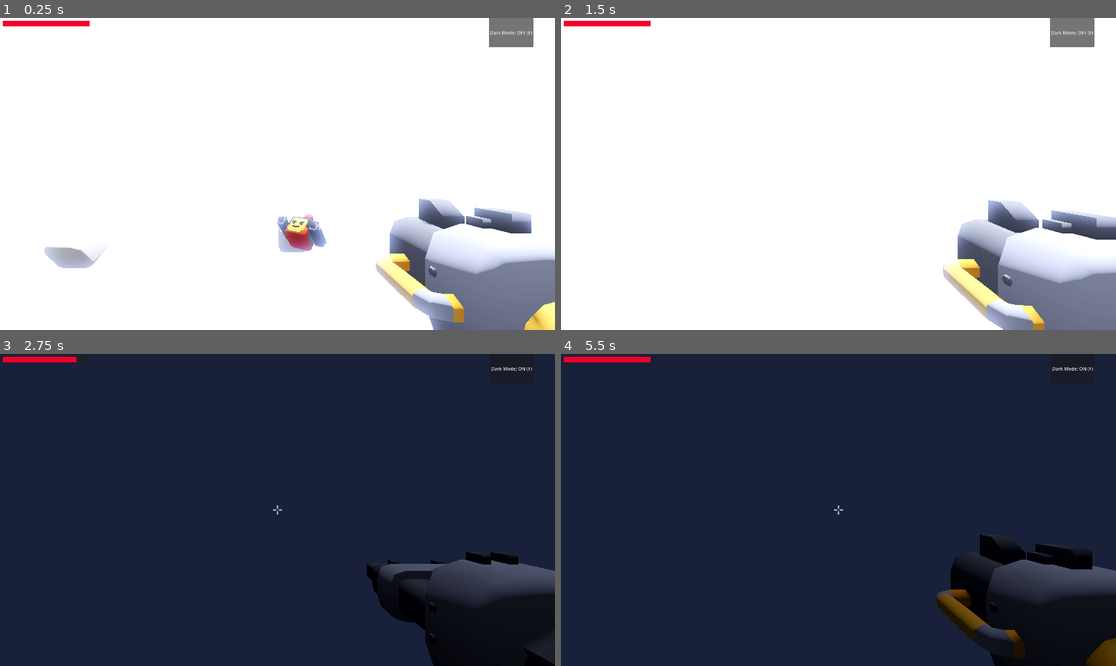
Above: before the commit, frames 1-4 (two rows, left to right).
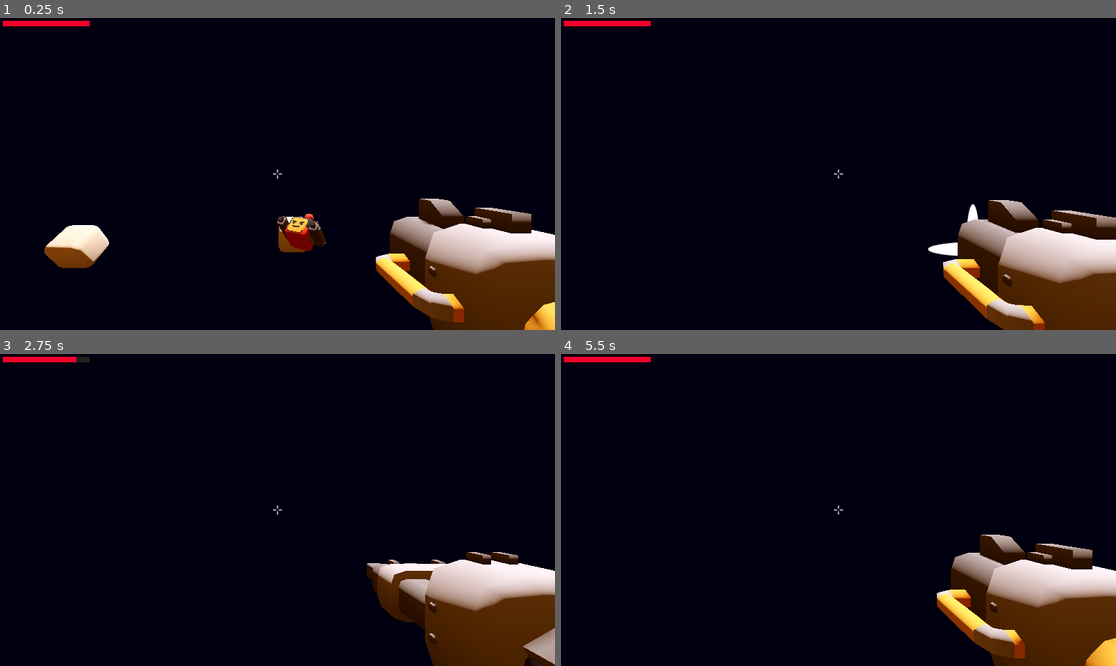
Above: after the commit, the same moments.

Repository: ehabaijaz/3d-shooter
Game: Godot game, scene res://scenes/game.tscn
Same seed, same stepped clock (60 frames per second), same inputs: the game is played once before the commit and once after it.
Inputs (mouse positions are in pixels of both pictures, inside the frame that each line leads up to):
- Up to frame 1 (0.25 s): no input
- Up to frame 2 (1.5 s): tap Enter at 0.5 s; move the mouse to (866, 174) at 0.52 s; hold F (toggle_dark_mode) 0.53-1.28 s; hold W (forward) from 0.53 s (still down); click (866, 174) at 0.67 s; tap Space (jump) at 0.77 s; move the mouse to (810, 174) at 1.27 s; tap F (toggle_dark_mode) at 1.35 s; click (810, 174) at 1.42 s
- Up to frame 3 (2.75 s): keep holding W (forward); tap Space (jump) at 1.52 s; move the mouse to (288, 503) at 2.02 s; hold F (toggle_dark_mode) from 2.03 s (still down); tap E (toggle_weapon) at 2.1 s; click (288, 503) at 2.17 s
- Up to frame 4 (5.5 s): keep holding W (forward); move the mouse to (832, 516) at 2.77 s; release F (toggle_dark_mode) at 2.78 s; tap Alt at 2.85 s; click (832, 516) at 2.92 s; tap Space (jump) at 3.02, 3.77, 4.52 s; tap F (toggle_dark_mode) at 3.05, 4.35 s; tap R (reset) at 3.5, 4.15 s; move the mouse to (877, 513) at 3.52 s; hold F (toggle_dark_mode) 3.53-4.28 s; tap Shift at 3.6 s; click (877, 513) at 3.67 s; move the mouse to (794, 506) at 4.27 s; click (794, 506) at 4.42 s; move the mouse to (844, 510) at 5.02 s; hold F (toggle_dark_mode) from 5.03 s (still down); click (844, 510) at 5.17 s

The runs differ from the first frame. In frame 1, 99% of the frame differs, in the area x 0-100%, y 0-100%; in frame 2, 99%; in frame 3, 100%; in frame 4, 100%.

Commit message:
Halloween updates and fixes

Diff:
--- a/1 shooter setup/DarkModeManager.gd
+++ /dev/null
@@ -1,46 +0,0 @@
-extends Node
-
-
-signal dark_mode_changed(enabled : bool)
-var dark_mode_enabled := false
-var locked := false
-
-func _ready():
-	get_tree().node_added.connect(_on_node_added)
-	for n in get_tree().get_nodes_in_group("world_light"):
-		print("world_light group contains: ", n.name, " - type: ", n.get_class())
-
-
-func toggle_dark_mode():
-	if locked:
-		return
-	set_dark_mode(not dark_mode_enabled)
-
-func set_dark_mode(enabled : bool):
-	dark_mode_enabled = enabled
-	_apply_to_all()
-	dark_mode_changed.emit(enabled)
-
-func lock_and_reset():
-	locked = true
-	set_dark_mode(false)
-
-func _apply_to_all() -> void:
-	for env in get_tree().get_nodes_in_group("world_environment"):
-		_apply_env(env)
-	for light in get_tree().get_nodes_in_group("world_light"):
-		_apply_dir_light(light)
-	for plight in get_tree().get_nodes_in_group("player_light"):
-		plight.visible = dark_mode_enabled
-
-func _apply_env(env: WorldEnvironment) -> void:
-	if env.environment:
-		env.environment.ambient_light_energy = 0.05 if dark_mode_enabled else 1.0
-		env.environment.background_energy_multiplier = 0.05 if dark_mode_enabled else 1.0
-
-func _apply_dir_light(light: DirectionalLight3D) -> void:
-	light.light_energy = 0.05 if dark_mode_enabled else 1.0
-
-func _on_node_added(node: Node) -> void:
-	if node.is_in_group("world_environment") or node.is_in_group("world_light") or node.is_in_group("player_light"):
-		call_deferred("_apply_to_all")
--- a/1 shooter setup/project.godot
+++ b/1 shooter setup/project.godot
@@ -21,7 +21,6 @@
 
 [autoload]
 
-DarkModeManager="*uid://2g42fhe8o2js"
 LevelManager="*uid://dw1nfcr2ig1ul"
 
 [display]
--- a/1 shooter setup/scenes/bye.tscn
+++ b/1 shooter setup/scenes/bye.tscn
@@ -25,5 +25,6 @@
 text = "byebye
 p.s: wouldve done some more if it was extended BUT AM EXCITED FOR V2
 DARK MODE  = DARK = 3AM APPROVE LES GO
- PLEASE DONT REJECT MY HOURS
+ PLZ DONT REJECT MY HOURS
+ I COMMITTED THE BEST I COULD!
 TYSM FOR PLAYING THIS GAME"
--- a/1 shooter setup/scenes/dark_mode_button_layer.gd
+++ /dev/null
@@ -1,18 +0,0 @@
-extends CanvasLayer
-
-@onready var button: Button = $ToggleButton
-
-func _ready() -> void:
-	DarkModeManager.dark_mode_changed.connect(_on_dark_mode_changed)
-	_on_dark_mode_changed(DarkModeManager.dark_mode_enabled)
-
-
-func _unhandled_input(event: InputEvent) -> void:
-	if event.is_action_pressed("toggle_dark_mode"):
-		print("F pressed, toggling dark mode")
-		DarkModeManager.toggle_dark_mode()
-
-
-func _on_dark_mode_changed(enabled: bool) -> void:
-	button.text = "Dark Mode: ON (F)" if enabled else "Dark Mode: OFF (F)"
-	visible = not DarkModeManager.locked
--- a/1 shooter setup/scenes/dark_mode_button_layer.tscn
+++ /dev/null
@@ -1,19 +0,0 @@
-[gd_scene format=3 uid="uid://dst45t8acncfp"]
-
-[ext_resource type="Script" uid="uid://cjd5rm81uqot2" path="res://scenes/dark_mode_button_layer.gd" id="1_oi4rx"]
-
-[node name="DarkModeButtonLayer" type="CanvasLayer" unique_id=888754619]
-layer = 10
-script = ExtResource("1_oi4rx")
-
-[node name="ToggleButton" type="Button" parent="." unique_id=1786717775]
-anchors_preset = 1
-anchor_left = 1.0
-anchor_right = 1.0
-offset_left = -196.0
-offset_right = -75.0
-offset_bottom = 101.0
-grow_horizontal = 0
-mouse_filter = 2
-text = "Dark Mode
-Press E to pres"
--- a/1 shooter setup/scenes/finale.tscn
+++ b/1 shooter setup/scenes/finale.tscn
@@ -7,6 +7,11 @@
 [ext_resource type="PackedScene" uid="uid://das5fosq6auoe" path="res://models/grass-small.glb" id="5_okvcj"]
 [ext_resource type="PackedScene" uid="uid://beaer7x07yif6" path="res://models/grass.glb" id="6_thyo6"]
 [ext_resource type="PackedScene" uid="uid://g2w2608bc2dy" path="res://models/cloud.glb" id="7_mud52"]
+[ext_resource type="PackedScene" uid="uid://bjkr4fcxdfods" path="res://PumpkinV1.glb" id="8_kmf7h"]
+[ext_resource type="PackedScene" uid="uid://clhatdilqy7g1" path="res://PumpkinV2.glb" id="9_2f44b"]
+[ext_resource type="PackedScene" uid="uid://cnsw4erub6312" path="res://PumpkinV3.glb" id="10_njrq3"]
+[ext_resource type="PackedScene" uid="uid://caw3bnufxgbw" path="res://PumpkinV5.glb" id="11_5rhw0"]
+[ext_resource type="PackedScene" uid="uid://mygo1aqp58p5" path="res://PumpkinV4.glb" id="12_fw2ij"]
 
 [node name="Finale" unique_id=413540681 instance=ExtResource("1_fi6aj")]
 next_scene_path = "res://scenes/bye.tscn"
@@ -133,3 +138,42 @@
 
 [node name="cube10" parent="." index="55" unique_id=858055397 instance=ExtResource("7_mud52")]
 transform = Transform3D(1, 0, 0, 0, 0.9738849, 0.22704227, 0, -0.22704227, 0.9738849, 10.776145, 0, 6.160894)
+
+[node name="PumpkinV13" parent="." index="58" unique_id=327445302 instance=ExtResource("8_kmf7h")]
+transform = Transform3D(1, 0, 0, 0, 1, 0, 0, 0, 1, -0.084080696, 0.49999812, 43.73709)
+
+[node name="PumpkinV23" parent="." index="59" unique_id=1224754497 instance=ExtResource("9_2f44b")]
+transform = Transform3D(1, 0, 0, 0, 1, 0, 0, 0, 1, 0.84334326, 0.49999976, 40.91551)
+
+[node name="PumpkinV33" parent="." index="60" unique_id=1197496511 instance=ExtResource("10_njrq3")]
+transform = Transform3D(1, 0, 0, 0, 1, 0, 0, 0, 1, -2.3298068, 0.5, 41.932186)
+
+[node name="PumpkinV14" parent="." index="61" unique_id=1735850633 instance=ExtResource("8_kmf7h")]
+transform = Transform3D(1, 0, 0, 0, 1, 0, 0, 0, 1, -2.2050862, 0.5, 41.059322)
+
+[node name="PumpkinV52" parent="." index="62" unique_id=1994880516 instance=ExtResource("11_5rhw0")]
+transform = Transform3D(1, 0, 0, 0, 1, 0, 0, 0, 1, -1.8134459, 0.49999976, 44.09502)
+
+[node name="PumpkinV42" parent="." index="63" unique_id=380737733 instance=ExtResource("12_fw2ij")]
+transform = Transform3D(1, 0, 0, 0, 1, 0, 0, 0, 1, 1.6910744, 0.5023135, 43.090416)
+
+[node name="PumpkinV34" parent="." index="64" unique_id=1714989522 instance=ExtResource("10_njrq3")]
+transform = Transform3D(1, 0, 0, 0, 1, 0, 0, 0, 1, -0.38719368, 0.49999976, 41.156815)
+
+[node name="PumpkinV24" parent="." index="65" unique_id=538971257 instance=ExtResource("9_2f44b")]
+transform = Transform3D(1, 0, 0, 0, 1, 0, 0, 0, 1, -0.57909703, 0.5, 42.977825)
+
+[node name="PumpkinV35" parent="." index="66" unique_id=1119674746 instance=ExtResource("10_njrq3")]
+transform = Transform3D(-19.985617, 0, 0.75834036, 0, 20, 0, -0.75834036, 0, -19.985617, -0.4947114, 0, 47.74731)
+
+[node name="PumpkinV25" parent="." index="67" unique_id=30916773 instance=ExtResource("9_2f44b")]
+transform = Transform3D(-18.751108, 0, 6.9567184, 0, 20, 0, -6.9567184, 0, -18.751108, -4.998198, 0, 47.668877)
+
+[node name="PumpkinV53" parent="." index="68" unique_id=1763734342 instance=ExtResource("11_5rhw0")]
+transform = Transform3D(-17.04587, 0, -10.461278, 0, 20, 0, 10.461278, 0, -17.04587, 4.39003, 0, 47.345444)
+
+[node name="PumpkinV43" parent="." index="69" unique_id=649929057 instance=ExtResource("12_fw2ij")]
+transform = Transform3D(-47.942474, 0, 14.195747, 0, 50, 0, -14.195747, 0, -47.942474, -1.9036078, 0, 56.05741)
+
+[node name="PumpkinV15" parent="." index="70" unique_id=1147037410 instance=ExtResource("8_kmf7h")]
+transform = Transform3D(100.000015, 0, 0, 0, 71.388626, -70.02617, 0, 70.02617, 71.388626, 3.8597183, 18.740875, -27.693203)
--- a/1 shooter setup/scenes/game.gd
+++ b/1 shooter setup/scenes/game.gd
@@ -15,7 +15,7 @@
 
 func _on_die_area_body_entered(body):
 	print('yes')
-	call_deferred("_do_reload()")
+	call_deferred("_do_reload")
 
 func _do_reload():
 	get_tree().reload_current_scene()
--- a/1 shooter setup/scenes/game.tscn
+++ b/1 shooter setup/scenes/game.tscn
@@ -10,7 +10,9 @@
 [ext_resource type="PackedScene" uid="uid://g2w2608bc2dy" path="res://models/cloud.glb" id="5_vef74"]
 [ext_resource type="PackedScene" uid="uid://ttbna7whrrgo" path="res://scenes/wall_high.tscn" id="8_gee14"]
 [ext_resource type="PackedScene" uid="uid://cmhmvnadsysl3" path="res://scenes/platform_falling.tscn" id="9_0tnpc"]
-[ext_resource type="PackedScene" uid="uid://dst45t8acncfp" path="res://scenes/dark_mode_button_layer.tscn" id="10_vtaks"]
+[ext_resource type="PackedScene" uid="uid://bjkr4fcxdfods" path="res://PumpkinV1.glb" id="11_kvuet"]
+[ext_resource type="PackedScene" uid="uid://clhatdilqy7g1" path="res://PumpkinV2.glb" id="12_trtic"]
+[ext_resource type="PackedScene" uid="uid://cnsw4erub6312" path="res://PumpkinV3.glb" id="13_ir15t"]
 
 [sub_resource type="ProceduralSkyMaterial" id="ProceduralSkyMaterial_mwb40"]
 sky_horizon_color = Color(0.66224277, 0.6717428, 0.6867428, 1)
@@ -21,10 +23,11 @@
 
 [sub_resource type="Environment" id="Environment_e2o6t"]
 background_mode = 1
-background_color = Color(0.49019608, 0.5803922, 0.9372549, 1)
+background_color = Color(0.0014836661, 0.0023652099, 0.017167104, 1)
 sky = SubResource("Sky_80nbo")
 ambient_light_source = 2
-ambient_light_color = Color(0.5411765, 0.5411765, 0.5411765, 1)
+ambient_light_color = Color(0.8500798, 0.47839117, 0.1532793, 1)
+ambient_light_energy = 0.2
 tonemap_mode = 2
 glow_enabled = true
 
@@ -116,8 +119,6 @@
 [node name="Enemy2" parent="." unique_id=460149250 instance=ExtResource("2_feb5d")]
 transform = Transform3D(0.9999062, 0.010088111, 0.009264501, -0.010173396, 0.9999058, 0.009203258, -0.009170769, -0.009296664, 0.99991477, -5.3553305, 0.97255754, -0.32129097)
 
-[node name="DarkModeButtonLayer" parent="." unique_id=888754619 instance=ExtResource("10_vtaks")]
-
 [node name="DieArea" type="Area3D" parent="." unique_id=179243163]
 collision_layer = 0
 collision_mask = 2
@@ -127,4 +128,13 @@
 shape = SubResource("BoxShape3D_kvpfn")
 debug_color = Color(0.9063994, 0.00013264835, 0.74517876, 0.41960785)
 
+[node name="PumpkinV12" parent="." unique_id=327445302 instance=ExtResource("11_kvuet")]
+transform = Transform3D(3.9626727, 0, -3.0491352, 0, 5, 0, 3.0491352, 0, 3.9626727, 1.6418165, 0.5, -1.4561675)
+
+[node name="PumpkinV22" parent="." unique_id=1224754497 instance=ExtResource("12_trtic")]
+transform = Transform3D(-4.9965806, 0, -0.18487605, 0, 5, 0, 0.18487605, 0, -4.9965806, -0.2079978, 0.49999952, 12.927806)
+
+[node name="PumpkinV32" parent="." unique_id=1197496511 instance=ExtResource("13_ir15t")]
+transform = Transform3D(-3.4308062, 0, 3.6372473, 0, 5, 0, -3.6372473, 0, -3.4308062, -4.245515, 0.5000005, 12.094478)
+
 [connection signal="body_entered" from="DieArea" to="." method="_on_die_area_body_entered"]
--- a/1 shooter setup/scenes/level_2.tscn
+++ b/1 shooter setup/scenes/level_2.tscn
@@ -3,6 +3,8 @@
 [ext_resource type="PackedScene" uid="uid://d0d3n68s8wabo" path="res://scenes/game.tscn" id="1_3bmlt"]
 [ext_resource type="PackedScene" uid="uid://botxu41putvxb" path="res://scenes/enemy.tscn" id="2_pbc48"]
 [ext_resource type="PackedScene" uid="uid://ca66ek5a3153i" path="res://scenes/platform_large.tscn" id="3_eqxsl"]
+[ext_resource type="PackedScene" uid="uid://bjkr4fcxdfods" path="res://PumpkinV1.glb" id="4_b4j7a"]
+[ext_resource type="PackedScene" uid="uid://caw3bnufxgbw" path="res://PumpkinV5.glb" id="5_wo48x"]
 
 [node name="Level 2" unique_id=413540681 instance=ExtResource("1_3bmlt")]
 next_scene_path = "res://scenes/level_3.tscn"
@@ -30,3 +32,9 @@
 
 [node name="PlatformLarge2" parent="." index="21" unique_id=1381492469 instance=ExtResource("3_eqxsl")]
 transform = Transform3D(1, 0, 0, 0, 1, 0, 0, 0, 1, -9.517445, 0, 0.38741112)
+
+[node name="PumpkinV13" parent="." index="26" unique_id=327445302 instance=ExtResource("4_b4j7a")]
+transform = Transform3D(-3.0133247, 0, 3.9899719, 0, 5, 0, -3.9899719, 0, -3.0133247, -8.796908, 0.4999998, 1.7087836)
+
+[node name="PumpkinV52" parent="." index="27" unique_id=1994880516 instance=ExtResource("5_wo48x")]
+transform = Transform3D(4.1103735, 0, 2.8469, 0, 5, 0, -2.8469, 0, 4.1103735, -10.566857, 0.50000024, -1.6078768)
--- a/1 shooter setup/scenes/level_3.tscn
+++ b/1 shooter setup/scenes/level_3.tscn
@@ -4,6 +4,9 @@
 [ext_resource type="PackedScene" uid="uid://botxu41putvxb" path="res://scenes/enemy.tscn" id="2_1pn4d"]
 [ext_resource type="PackedScene" uid="uid://ca66ek5a3153i" path="res://scenes/platform_large.tscn" id="2_uwxec"]
 [ext_resource type="PackedScene" uid="uid://cmhmvnadsysl3" path="res://scenes/platform_falling.tscn" id="4_ah8om"]
+[ext_resource type="PackedScene" uid="uid://mygo1aqp58p5" path="res://PumpkinV4.glb" id="5_hhfj6"]
+[ext_resource type="PackedScene" uid="uid://bjkr4fcxdfods" path="res://PumpkinV1.glb" id="6_wae8j"]
+[ext_resource type="PackedScene" uid="uid://cnsw4erub6312" path="res://PumpkinV3.glb" id="7_ha73p"]
 
 [node name="Level 3" unique_id=413540681 instance=ExtResource("1_h23n6")]
 next_scene_path = "res://scenes/finale.tscn"
@@ -34,3 +37,15 @@
 
 [node name="Platform4" parent="." index="18" unique_id=44013067 instance=ExtResource("4_ah8om")]
 transform = Transform3D(1, 0, 0, 0, 1, 0, 0, 0, 1, -3.5381184, 0, -1.0504827)
+
+[node name="PumpkinV42" parent="." index="23" unique_id=380737733 instance=ExtResource("5_hhfj6")]
+transform = Transform3D(-0.13376331, 0, 4.9982104, 0, 5, 0, -4.9982104, 0, -0.13376331, -9.897956, 0.502313, 0.17634428)
+
+[node name="PumpkinV13" parent="." index="24" unique_id=327445302 instance=ExtResource("6_wae8j")]
+transform = Transform3D(2.3697498, 0, 4.402759, 0, 5, 0, -4.402759, 0, 2.3697498, -8.630272, 0.5, -1.5285769)
+
+[node name="PumpkinV14" parent="." index="25" unique_id=994471707 instance=ExtResource("6_wae8j")]
+transform = Transform3D(3.4057136, 0, 3.6607537, 0, 5, 0, -3.6607537, 0, 3.4057136, -1.11042, 0.5, -15.590096)
+
+[node name="PumpkinV33" parent="." index="26" unique_id=1197496511 instance=ExtResource("7_ha73p")]
+transform = Transform3D(4.5804152, 0, -2.0049434, 0, 5, 0, 2.0049434, 0, 4.5804152, 1.5495107, 0.5000005, -15.6830435)
Not shown, removed: 1 shooter setup/DarkModeManager.gd.uid
Binary file added: 1 shooter setup/PumpkinV1.glb
Not shown, added: 1 shooter setup/PumpkinV1.glb.import
Not shown, added: 1 shooter setup/PumpkinV1_AlstraInfinite1024_Main.png.import
Binary file added: 1 shooter setup/PumpkinV2.glb
Not shown, added: 1 shooter setup/PumpkinV2.glb.import
Not shown, added: 1 shooter setup/PumpkinV2_AlstraInfinite1024_Main.png.import
Binary file added: 1 shooter setup/PumpkinV3.glb
Not shown, added: 1 shooter setup/PumpkinV3.glb.import
Not shown, added: 1 shooter setup/PumpkinV3_AlstraInfinite1024_Main.png.import
Binary file added: 1 shooter setup/PumpkinV4.glb
Not shown, added: 1 shooter setup/PumpkinV4.glb.import
(and 6 more such lines)
